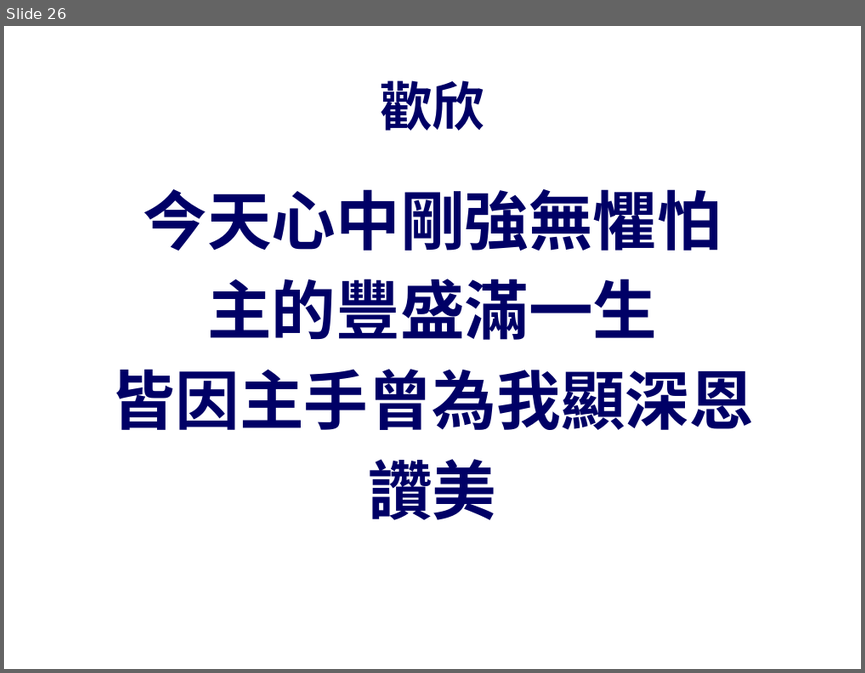
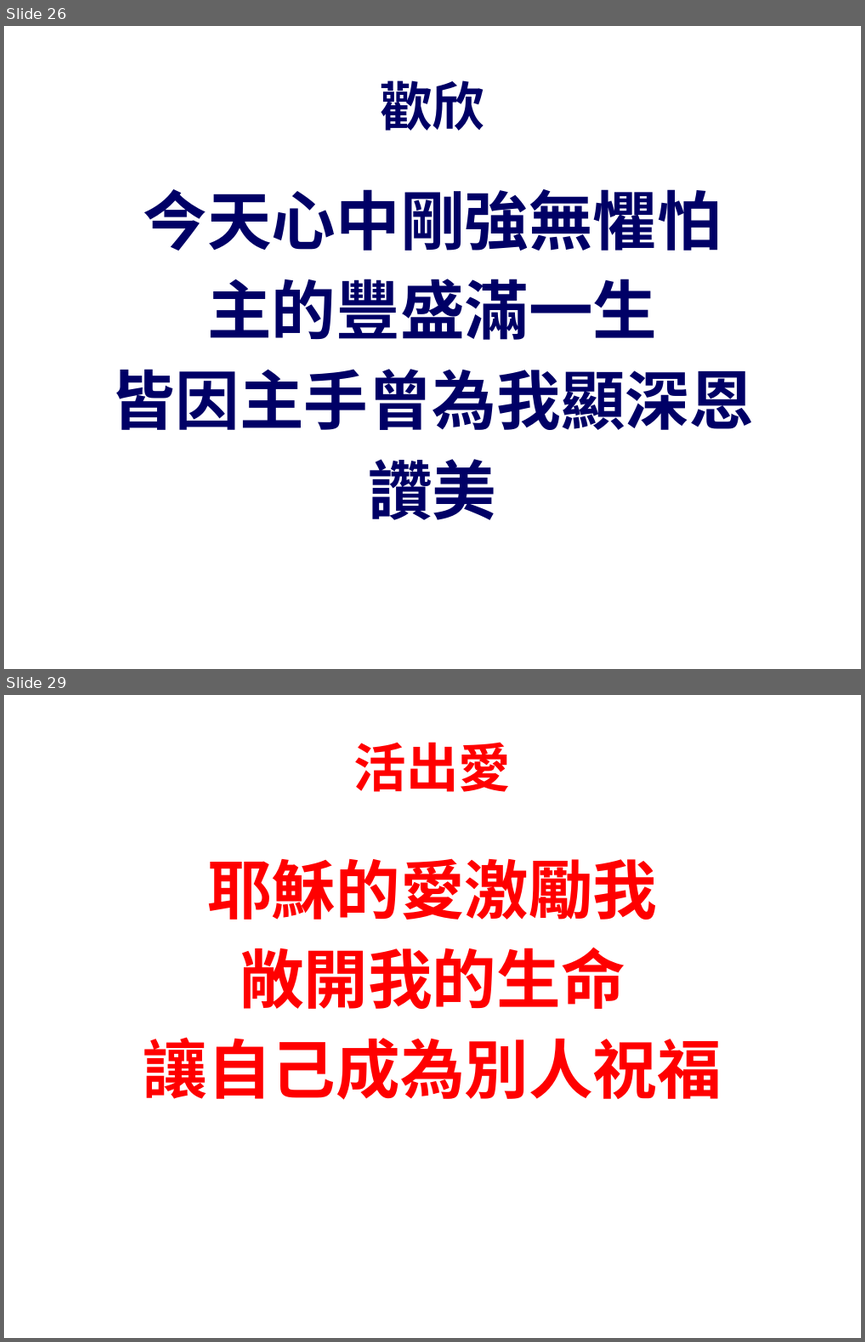
Before and after one commit to batisuoc/bible-school, a slide deck: 2019/1月.pptx. Shown one above the other, each under a label of ours: slide 26 before the commit, slides 26 and 29 after it; the slides between them are not shown. The pictures are 865x673 and 865x1342 pixels, drawn with LibreOffice and Linux fonts; fonts in the diff are those of the drawing; background and template pictures are left out. Boxes give left, top, right and bottom in pixels: in the first picture for what was removed or moved away, otherwise in the second. Text is boxed around its words. In the diff, an @@ line names an element or a change of style, - is before the commit and + after.

```diff
--- a/2019/1月.pptx
+++ b/2019/1月.pptx
@@ slide 29 added at [4,695,861,1338], background picture (left out) @@
@@ title added at [353,742,511,792], 44 pt, text #FF0000, bold @@
+活出愛
@@ text added at [143,858,721,1100], 54 pt, text #FF0000, bold @@
+耶穌的愛激勵我
+敞開我的生命
+讓自己成為別人祝福
```
Also in this commit, not shown: 3 other slides added.
